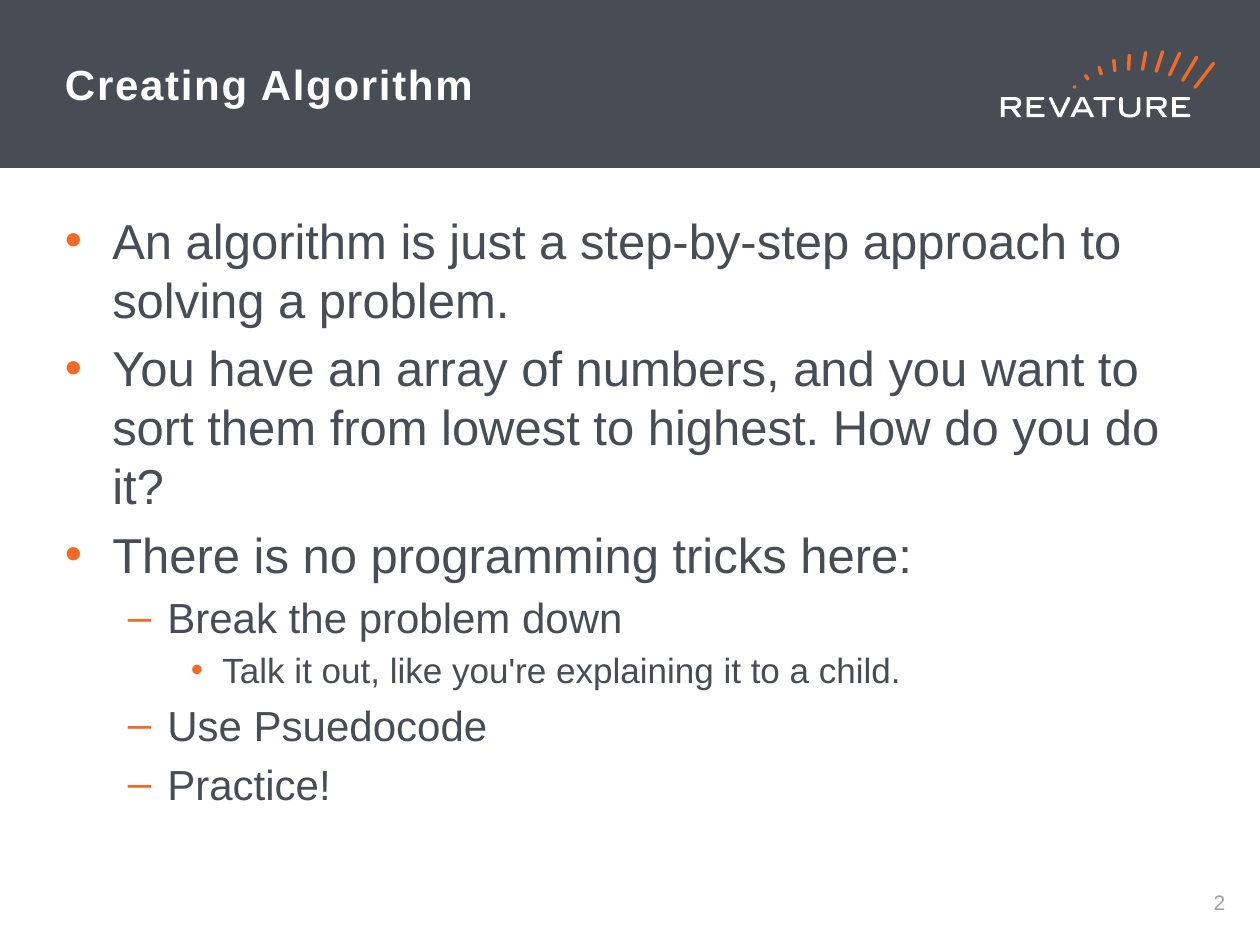
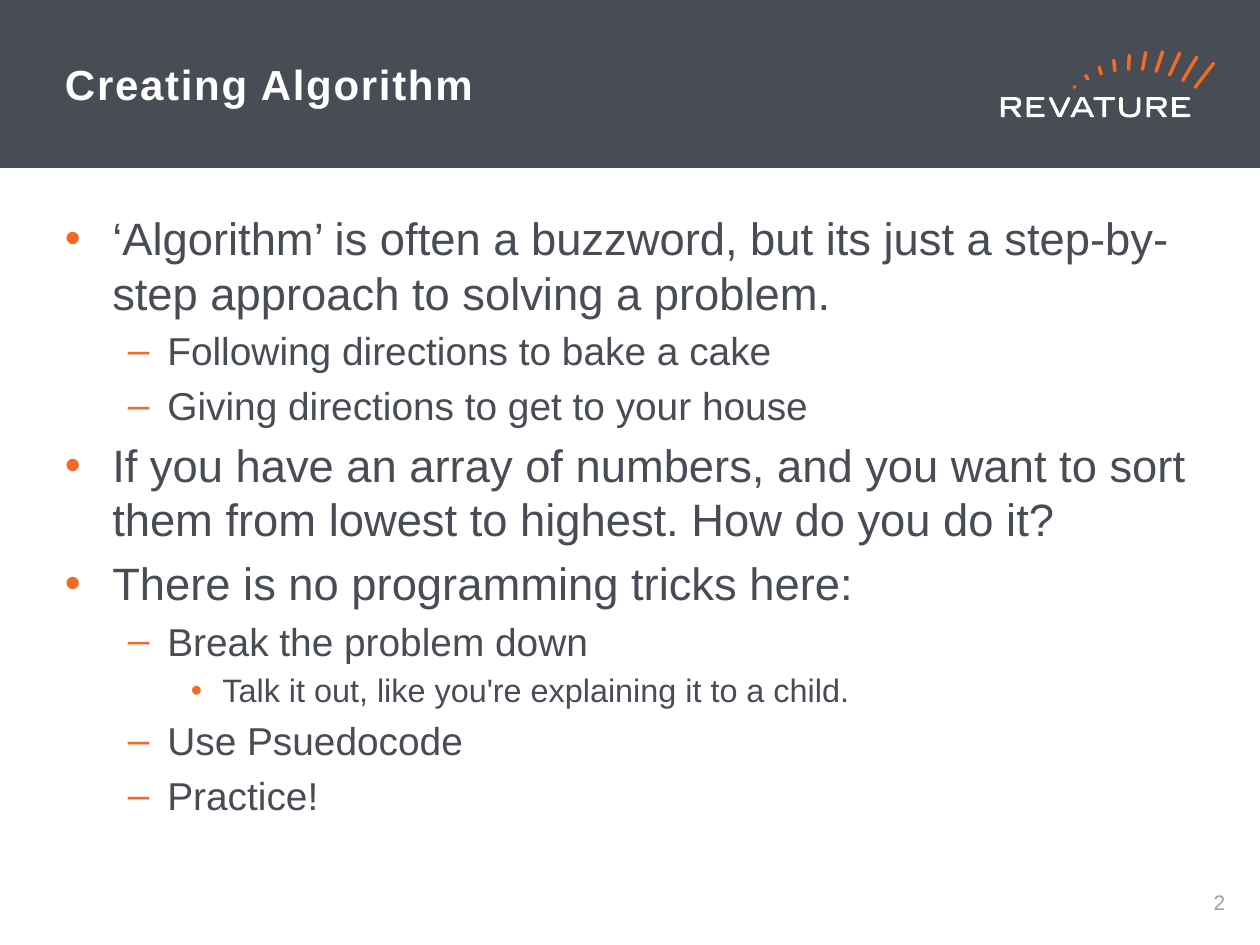
Before and after one commit to jhigherevature/8302021_RAP, a slide deck: slide 3 of powerpoints/Day_10.pptx. Drawn at 1260x945 pixels with LibreOffice and Linux fonts; fonts in the diff are those of the drawing. Boxes give left, top, right and bottom in pixels: in the first picture for what was removed or moved away, otherwise in the second. Text is boxed around its words. In the diff, an @@ line names an element or a change of style, - is before the commit and + after.

```diff
--- a/powerpoints/Day_10.pptx
+++ b/powerpoints/Day_10.pptx
@@ text at [112, 222, 1186, 546]: text changed; size 28 to 25.9 pt @@
-• An algorithm is just a step-by-step approach to solving a problem.
-• You have an array of numbers, and you want to sort them from lowest to highest. How do you do it?
+• ‘Algorithm’ is often a buzzword, but its just a step-by-step approach to solving a problem.
+  – Following directions to bake a cake
+  – Giving directions to get to your house
+• If you have an array of numbers, and you want to sort them from lowest to highest. How do you do it?
@@ text at [112, 567, 852, 811]: size 28 to 25.9 pt in "There is no programming tricks here:"; size 24 to 22.2 pt in "Break the problem down", "Use Psuedocode", "Practice!"; size 20 to 18.5 pt in "Talk it out, like you're explaining it ..." @@
```
Also in this commit, not shown: 1 other slide changed.
